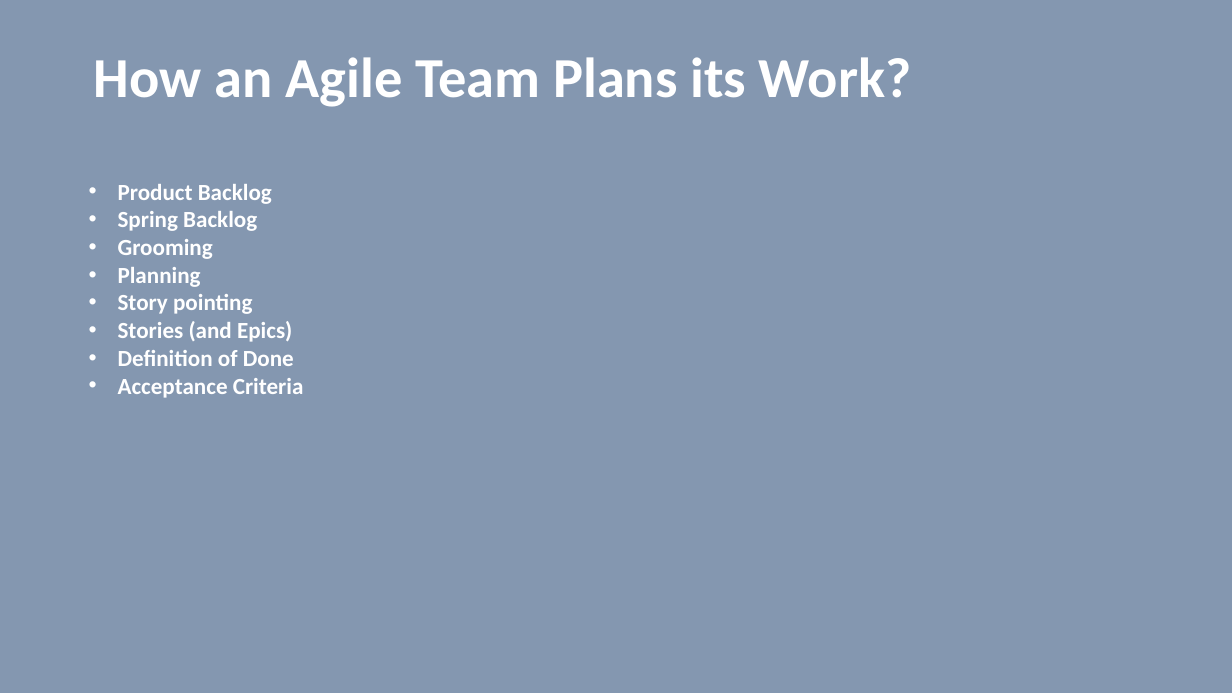
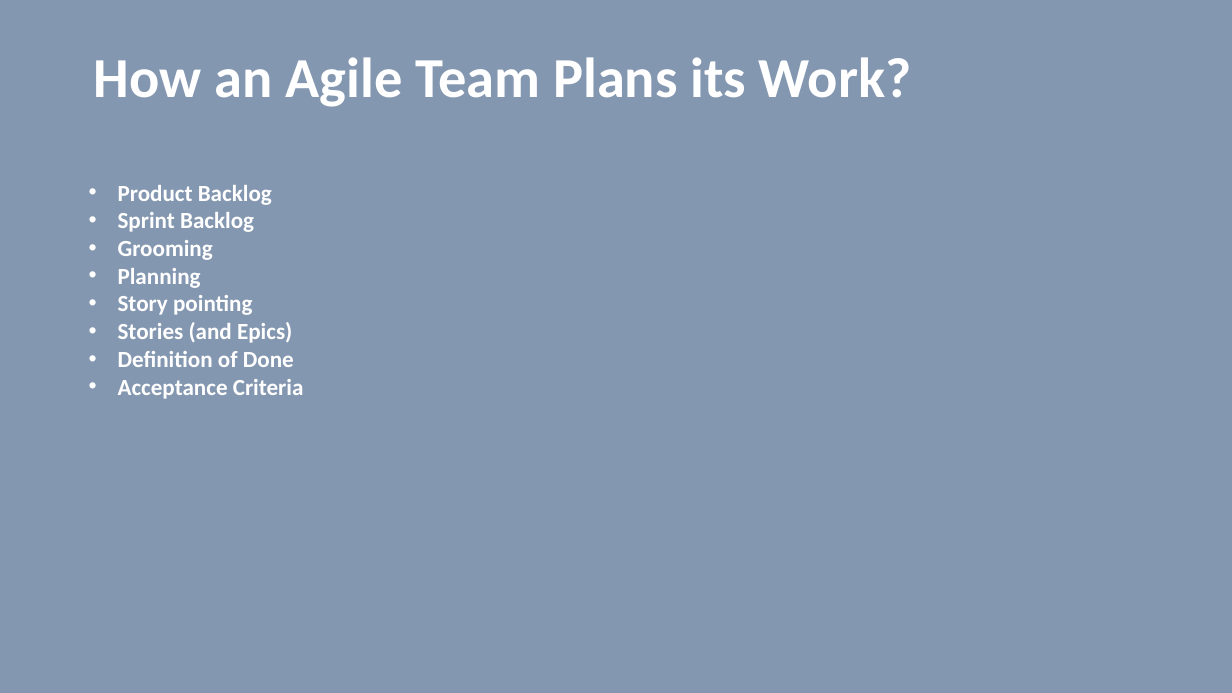
Before and after one commit to vilasvarghese/devops, a slide deck: slide 42 of jenkins/JenkinsBasics.pptx. Drawn at 1232x693 pixels with LibreOffice and Linux fonts; fonts in the diff are those of the drawing. Boxes give left, top, right and bottom in pixels: in the first picture for what was removed or moved away, otherwise in the second. Text is boxed around its words. In the diff, an @@ line names an element or a change of style, - is before the commit and + after.

```diff
--- a/jenkins/JenkinsBasics.pptx
+++ b/jenkins/JenkinsBasics.pptx
@@ text at (118, 212, 254, 232): text changed @@
-• Spring Backlog
+• Sprint Backlog
```
Also in this commit, not shown: 3 other files.
